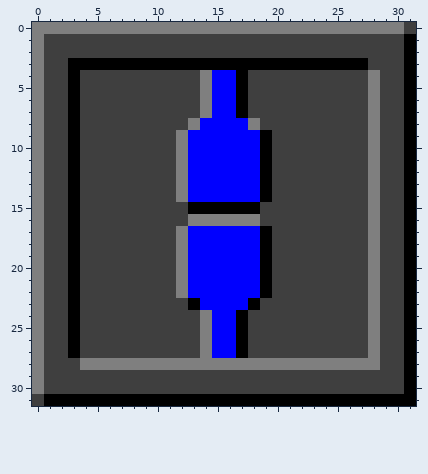
File history of a pixel-art sprite, zero/icons/connected.png. Above is the file before it was changed.
The file is 32x32 pixels.
The result:
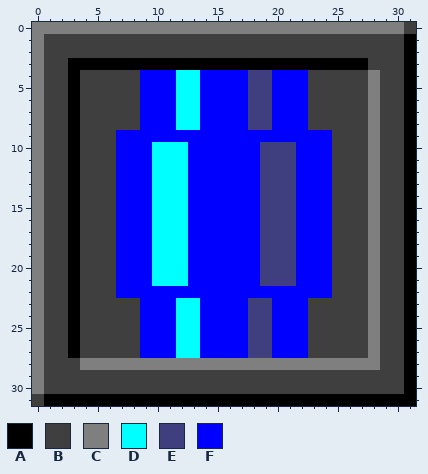
Palette (. is transparent): A #000000  B #3f3f3f  C #7f7f7f  D #00ffff  E #3f3f7f  F #0000ff
Difference:
Colour A becomes colour D in row 23 at x 13.
Colour B becomes colour D in rows 4 to 7 at x 12 to 13; in row 8 at x 12; in rows 10 to 14 at x 10 to 11; in rows 15 to 16 at x 10 to 12; in rows 17 to 21 at x 10 to 11; in row 23 at x 12.
Colour B becomes colour D in rows 24 to 27 at x 12 to 13.
Colour C becomes colour D in row 8 at x 13; in rows 10 to 14 at x 12; in rows 17 to 21 at x 12.
Colour A becomes colour E in rows 10 to 14 at x 19; in rows 17 to 21 at x 19; in row 23 at x 18.
Colour B becomes colour E in rows 4 to 7 at x 18 to 19; in row 8 at x 19; in rows 10 to 14 at x 20 to 21; in rows 15 to 16 at x 19 to 21; in rows 17 to 21 at x 20 to 21; in row 23 at x 19.
Colour B becomes colour E in rows 24 to 27 at x 18 to 19.
Colour C becomes colour E in row 8 at x 18.
Colour A becomes colour F in rows 4 to 7 at x 17; in row 9 at x 19; in row 15 at x 13 to 18; in row 22 at x 19; in rows 24 to 27 at x 17.
Colour B becomes colour F in rows 4 to 8 at x 9 to 11 and 20 to 22; in row 9 at x 7 to 11 and 20 to 24; in rows 10 to 21 at x 7 to 9 and 22 to 24; in row 22 at x 7 to 11 and 20 to 24; in rows 23 to 27 at x 9 to 11 and 20 to 22.
Colour C becomes colour F in rows 4 to 7 at x 14; in row 9 at x 12; in row 16 at x 13 to 18; in row 22 at x 12; in rows 24 to 27 at x 14.
Pixel boxes of the changes (left, top, right, bottom) in both pictures:
changed: (116, 70, 332, 358)
